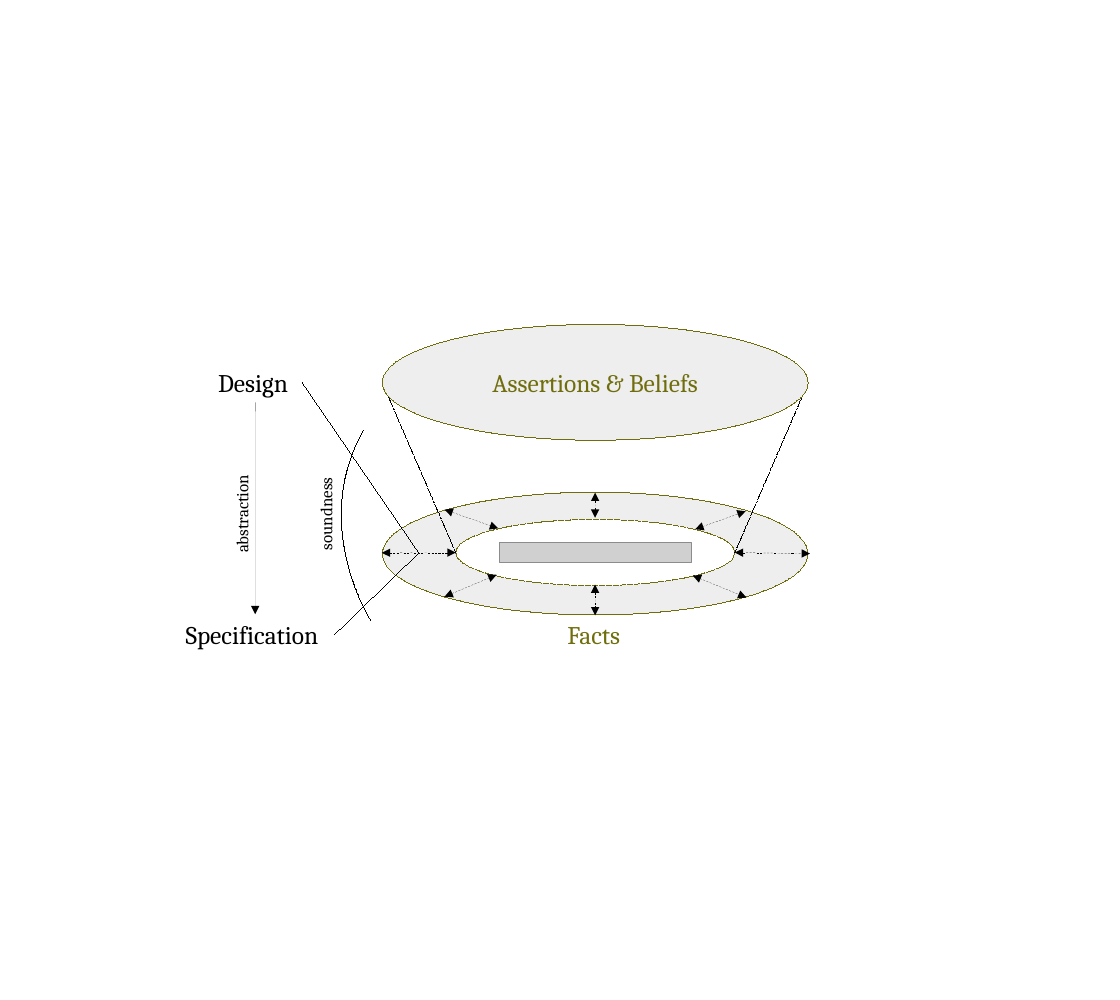
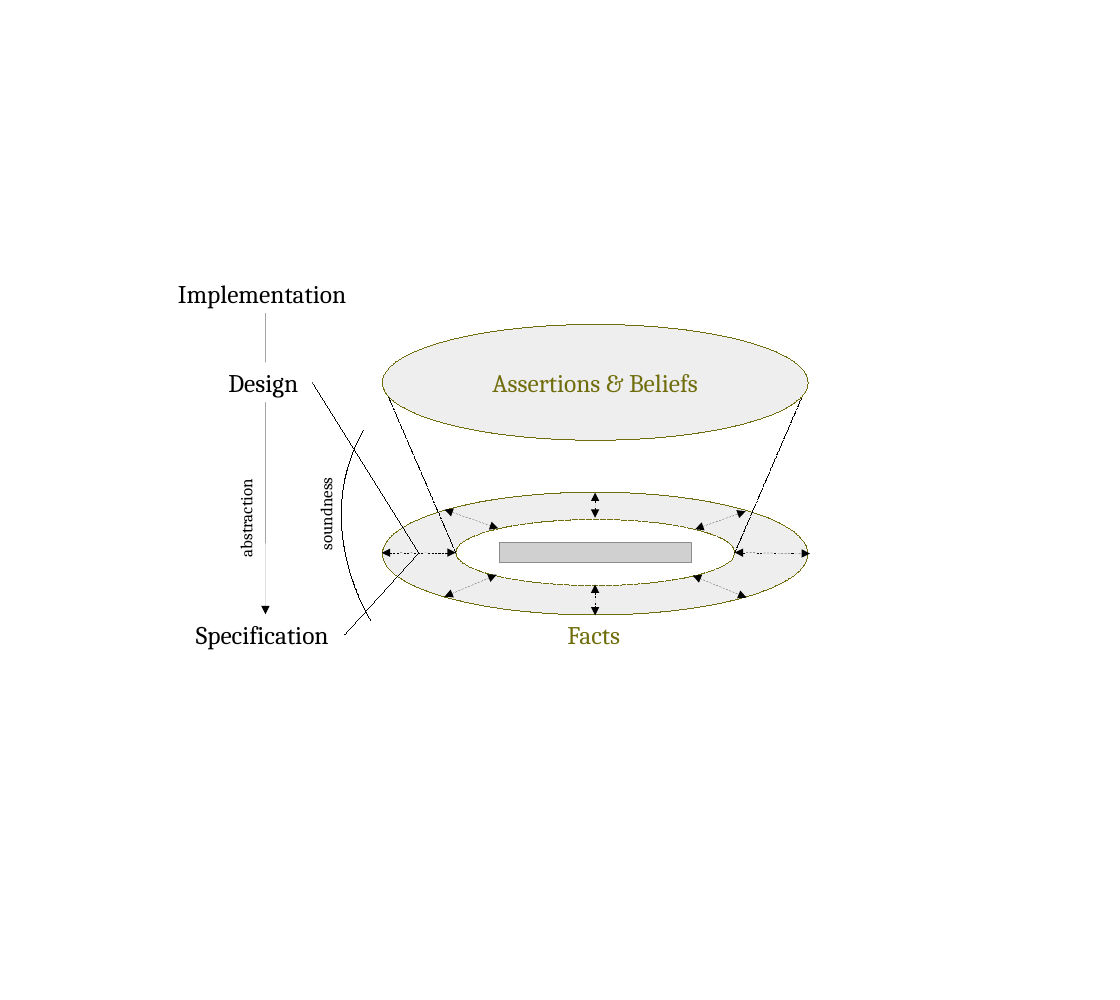
Before and after one commit to v-research/cybersecurity, a slide deck: slide 24 of images/v-research_images_v1.0.odp. Drawn at 1120x1000 pixels with LibreOffice and Linux fonts; fonts in the diff are those of the drawing; grey boxes stand for pictures. Boxes give left, top, right and bottom in pixels: in the first picture for what was removed or moved away, otherwise in the second. Text is boxed around its words. In the diff, an @@ line names an element or a change of style, - is before the commit and + after.

```diff
--- a/images/v-research_images_v1.0.odp
+++ b/images/v-research_images_v1.0.odp
@@ text added at <box>178,285,346,309</box>, 18 pt, text #000000 @@
+Implementation
@@ arrow moved from (255, 615) - (255, 402) to (265, 615) - (265, 313) @@
@@ text "Design": place and size @@
-text "Design" at <box>218,375,288,398</box>
+text "Design" at <box>228,375,298,398</box>
@@ line moved from (419, 553) - (302, 382) to (419, 553) - (313, 382) @@
@@ text "abstraction": place and size @@
-text "abstraction" at <box>231,482,253,551</box>
+text "abstraction" at <box>235,486,257,555</box>
@@ line moved from (419, 553) - (334, 634) to (419, 553) - (346, 634) @@
@@ text "Specification": place and size @@
-text "Specification" at <box>186,626,319,650</box>
+text "Specification" at <box>196,626,329,650</box>
```
Also in this commit, not shown: 6 other files.
